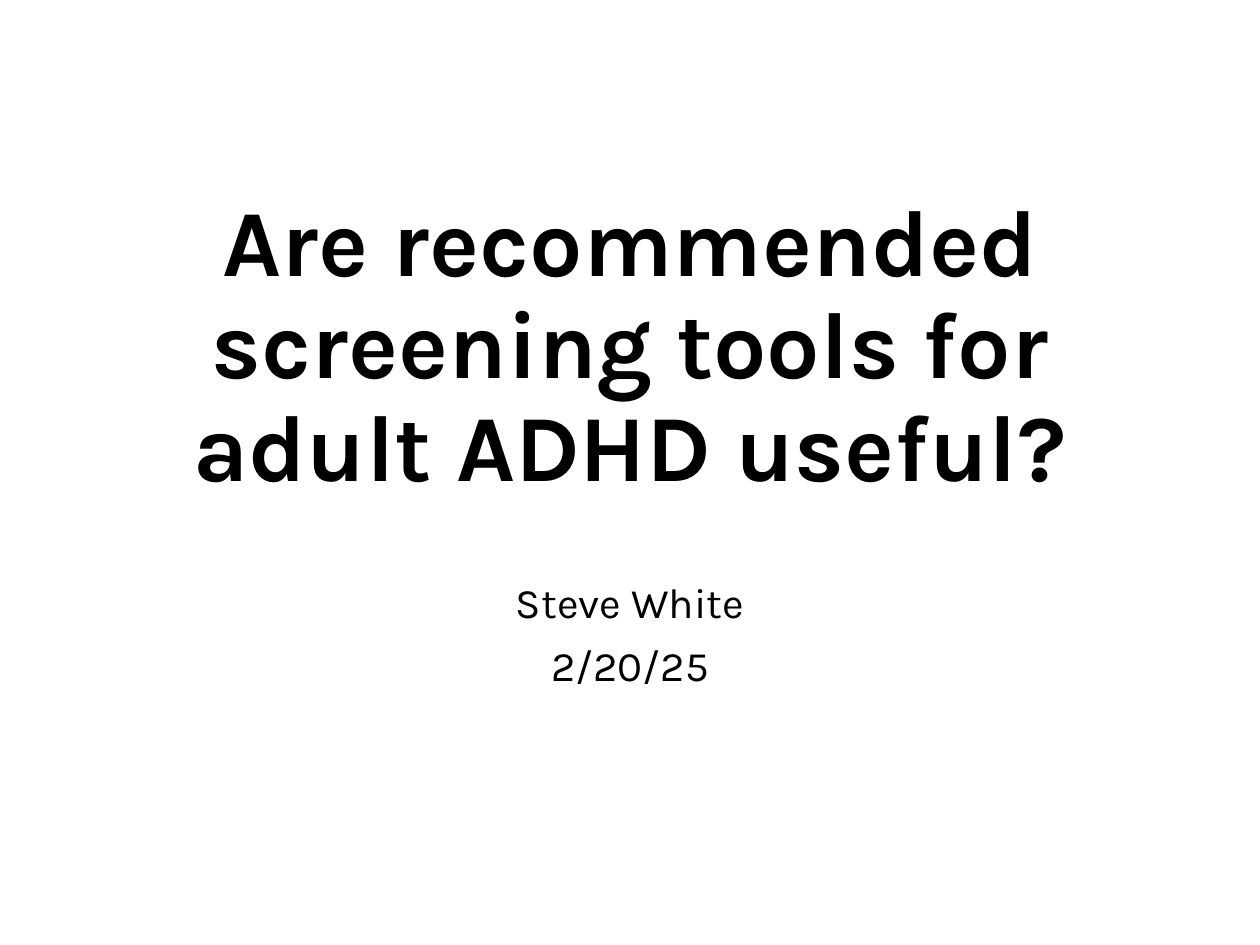
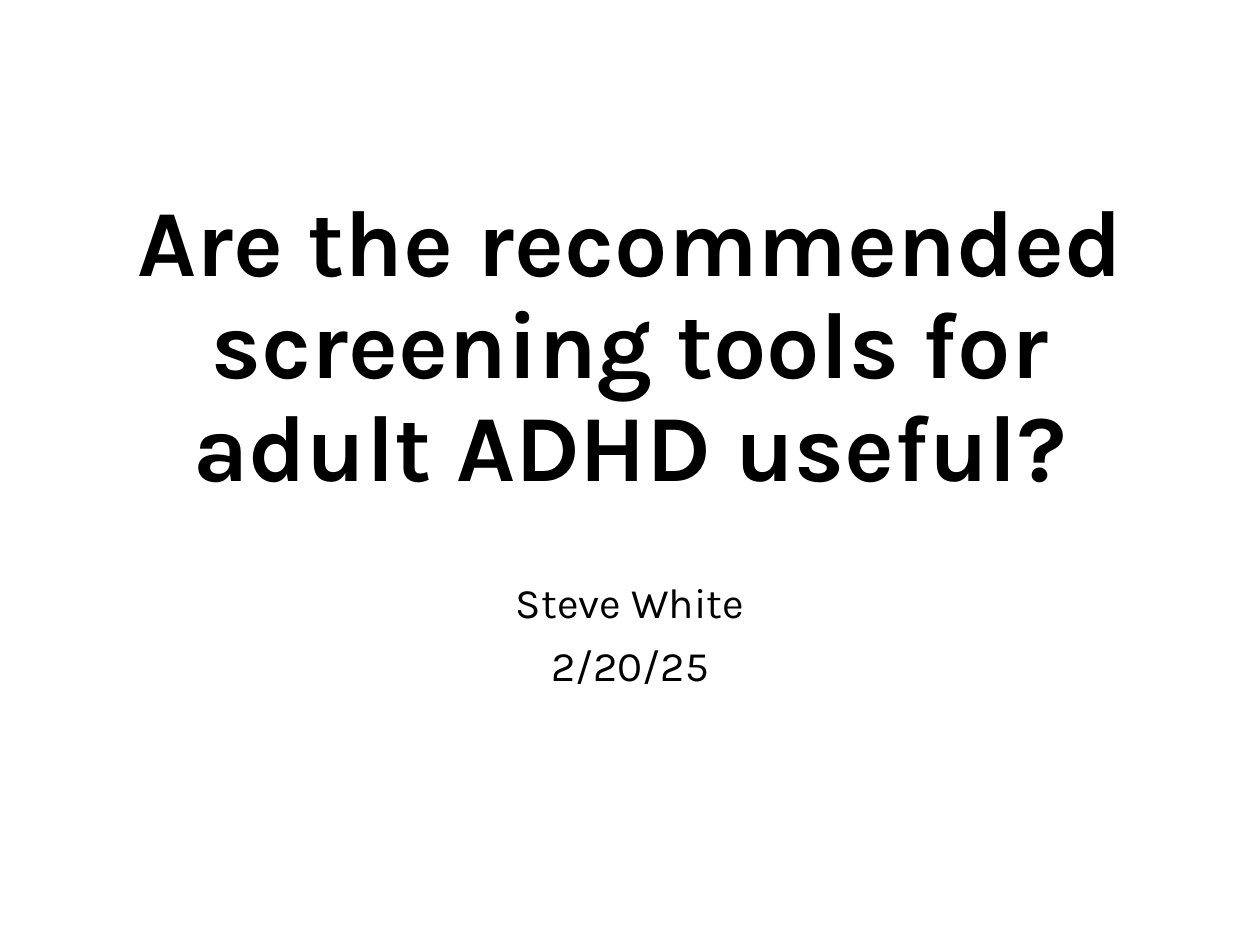
Before and after one commit to stevewhite16/stevewhite16.github.io, a slide deck: slide 2 of goal4.pptx (slide 1 before the commit). Drawn at 1260x945 pixels with LibreOffice and Linux fonts; fonts in the diff are those of the drawing. Boxes give left, top, right and bottom in pixels: in the first picture for what was removed or moved away, otherwise in the second. Text is boxed around its words. In the diff, an @@ line names an element or a change of style, - is before the commit and + after.

Commit message:
new file
new version

```diff
--- a/goal4.pptx
+++ b/goal4.pptx
@@ title at [137, 211, 1122, 483]: text changed @@
-Are recommended screening tools for adult ADHD useful?
+Are the recommended screening tools for adult ADHD useful?
```
Also in this commit, not shown: 12 other slides changed, 1 slide added.
